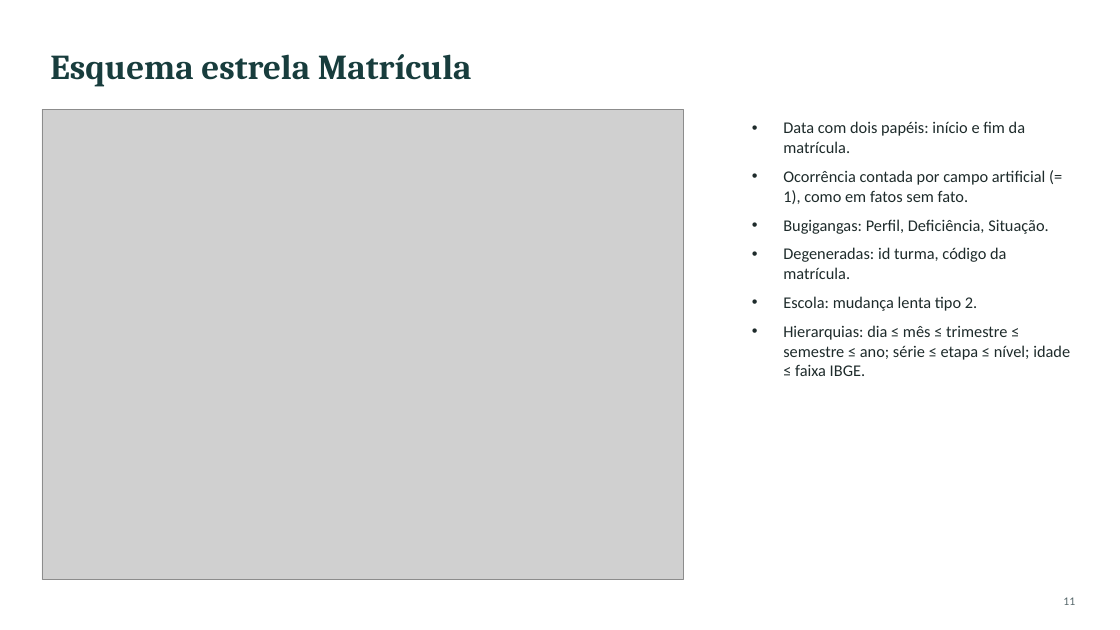
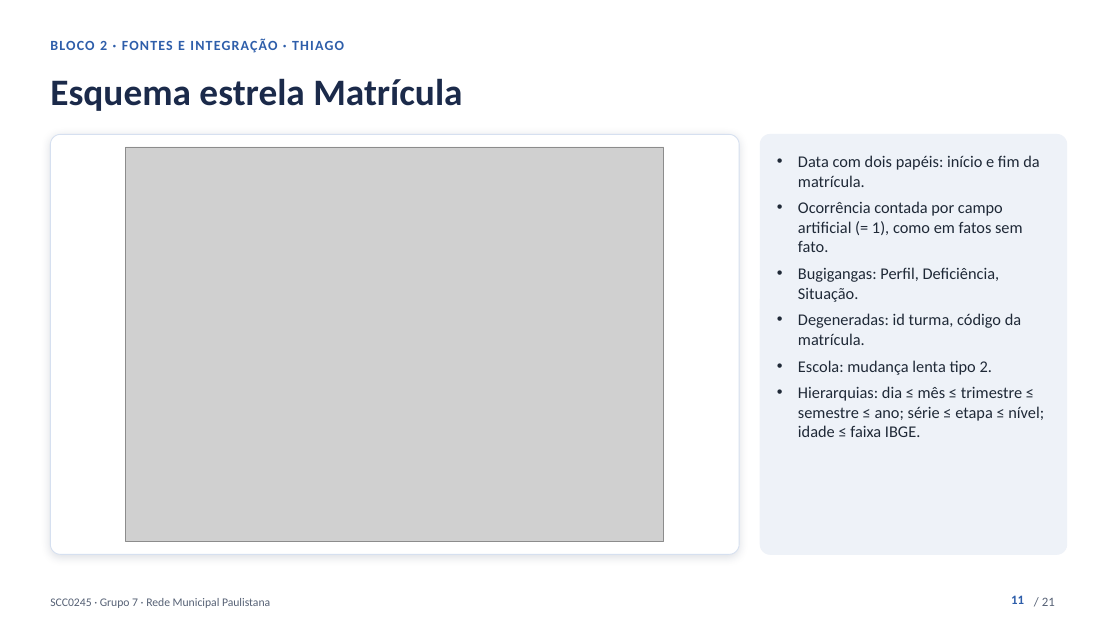
Before and after one commit to kevennlaranjeira/OLAP2026, a slide deck: slide 11 of docs/apresentacao/apresentacao-projeto1.pptx. Drawn at 1120x630 pixels with LibreOffice and Linux fonts; fonts in the diff are those of the drawing; grey boxes stand for pictures. Boxes give left, top, right and bottom in pixels: in the first picture for what was removed or moved away, otherwise in the second. Text is boxed around its words. In the diff, an @@ line names an element or a change of style, - is before the commit and + after.

Commit message:
docs(apresentacao): novo visual, número de página e animações (#4)
Slides com paleta única no tema, etiqueta de bloco e de quem apresenta, número de página, transição de esmaecimento e entrada em sequência dos cartões. Teste novo confere número de página, transição e animação.

```diff
--- a/docs/apresentacao/apresentacao-projeto1.pptx
+++ b/docs/apresentacao/apresentacao-projeto1.pptx
@@ text "Esquema estrela Matrícula": place and size @@
-text "Esquema estrela Matrícula" at box(50, 54, 472, 86)
+text "Esquema estrela Matrícula" at box(50, 78, 462, 111)
@@ text "Esquema estrela Matrícula" at box(50, 78, 462, 111): size 30 to 32 pt, font Cambria to Calibri, text colour #183D3D to #1B2A4A @@
@@ text added at box(50, 38, 344, 53), 12 pt, text #2E5EAA, bold @@
+BLOCO 2 · FONTES E INTEGRAÇÃO · THIAGO
@@ rounded rectangle added at box(50, 134, 739, 555), fill #FFFFFF, outline #D6E0F0 0.75 pt @@
@@ picture: place and size @@
-picture at box(42, 109, 683, 580)
+picture at box(126, 147, 665, 542)
@@ rounded rectangle added at box(760, 134, 1067, 555), fill #EEF2F8, outline #EEF2F8 0.75 pt @@
@@ text "Data com dois papéis: início ...": place and size @@
-text "Data com dois papéis: início ..." at box(783, 121, 1070, 376)
+text "Data com dois papéis: início ..." at box(798, 155, 1044, 437)
@@ text "Data com dois papéis: início ..." at box(798, 155, 1044, 437): text colour #1E2B2B to #1F2937; indent changed; less space between paragraphs @@
@@ text added at box(50, 598, 270, 608), 10 pt, text #566175 @@
+SCC0245 · Grupo 7 · Rede Municipal Paulistana
@@ page number: place and size @@
-page number at box(1063, 597, 1075, 605)
+page number at box(1011, 595, 1024, 604)
@@ page number at box(1011, 595, 1024, 604): size 10 to 11 pt, text colour #56676A to #2E5EAA, bold on; vertical alignment middle to top @@
@@ text added at box(1042, 597, 1055, 606), 11 pt, text #566175 @@
+/ 21
```
Also in this commit, not shown: 20 other slides changed, 4 other files.
